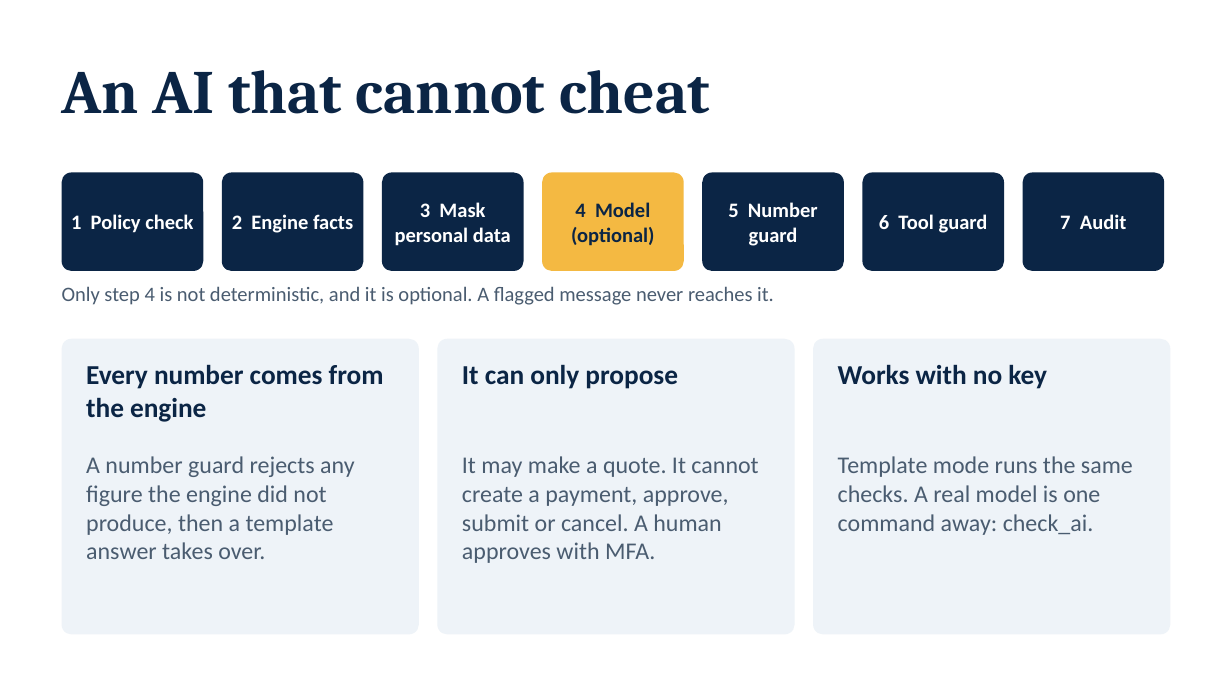
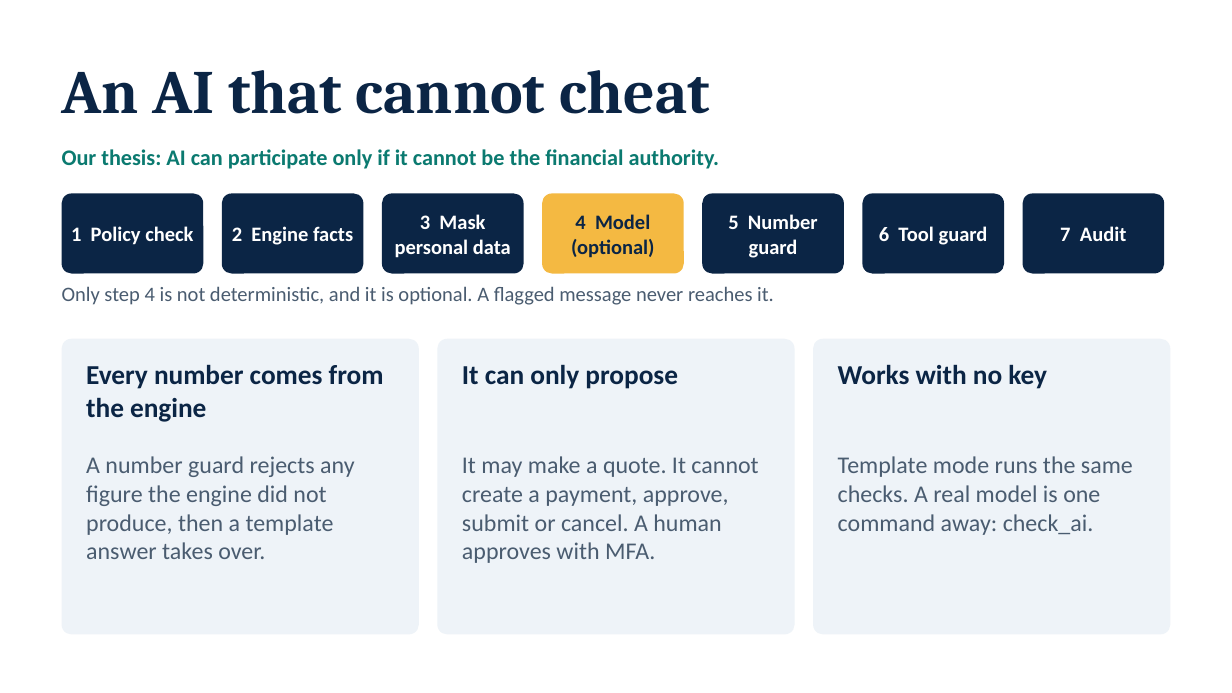
Before and after one commit to NoobCrow/StudyRoute, a slide deck: slide 9 of submission/StudyRoute_Deck.pptx (slide 8 before the commit). Drawn at 1232x693 pixels with LibreOffice and Linux fonts; fonts in the diff are those of the drawing. Boxes give left, top, right and bottom in pixels: in the first picture for what was removed or moved away, otherwise in the second. Text is boxed around its words. In the diff, an @@ line names an element or a change of style, - is before the commit and + after.

```diff
--- a/submission/StudyRoute_Deck.pptx
+++ b/submission/StudyRoute_Deck.pptx
@@ text added at (62,149,720,169), 13 pt, text #0B7A70, bold @@
+Our thesis: AI can participate only if it cannot be the financial authority.
@@ rounded rectangle: place and size @@
-rounded rectangle at (62,172,203,271)
+rounded rectangle at (62,193,203,274)
@@ text "1 Policy check": place and size @@
-text "1 Policy check" at (71,214,193,233)
+text "1 Policy check" at (71,226,193,245)
@@ rounded rectangle: place and size @@
-rounded rectangle at (222,172,363,271)
+rounded rectangle at (222,193,363,274)
@@ text "2 Engine facts": place and size @@
-text "2 Engine facts" at (232,214,353,233)
+text "2 Engine facts" at (232,226,353,245)
@@ rounded rectangle: place and size @@
-rounded rectangle at (382,172,524,271)
+rounded rectangle at (382,193,524,274)
@@ text "3 Mask personal data": place and size @@
-text "3 Mask personal data" at (395,202,511,246)
+text "3 Mask personal data" at (395,214,511,258)
@@ rounded rectangle: place and size @@
-rounded rectangle at (542,172,684,271)
+rounded rectangle at (542,193,684,274)
@@ text "4 Model (optional)": place and size @@
-text "4 Model (optional)" at (571,202,655,246)
+text "4 Model (optional)" at (571,214,655,258)
@@ rounded rectangle: place and size @@
-rounded rectangle at (702,172,844,271)
+rounded rectangle at (702,193,844,274)
@@ text "5 Number guard": place and size @@
-text "5 Number guard" at (728,202,818,246)
+text "5 Number guard" at (728,214,818,258)
@@ rounded rectangle: place and size @@
-rounded rectangle at (862,172,1004,271)
+rounded rectangle at (862,193,1004,274)
@@ text "6 Tool guard": place and size @@
-text "6 Tool guard" at (879,214,988,233)
+text "6 Tool guard" at (879,226,988,245)
@@ proportions changed in 7 elements at (62,193,203,274), (222,193,363,274), (382,193,524,274), (542,193,684,274), (862,193,1004,274), (702,193,844,274), (1023,193,1164,274) @@
@@ rounded rectangle: place and size @@
-rounded rectangle at (1023,172,1164,271)
+rounded rectangle at (1023,193,1164,274)
@@ text "7 Audit": place and size @@
-text "7 Audit" at (1060,214,1127,229)
+text "7 Audit" at (1060,226,1127,241)
```
Also in this commit, not shown: 6 other slides changed, 7 slides added, 29 other files.
